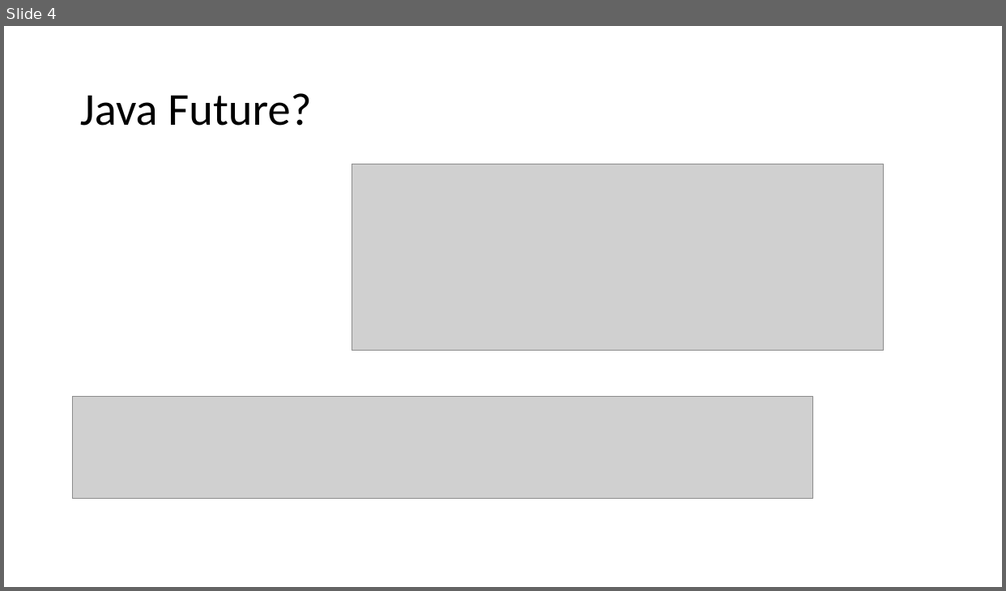
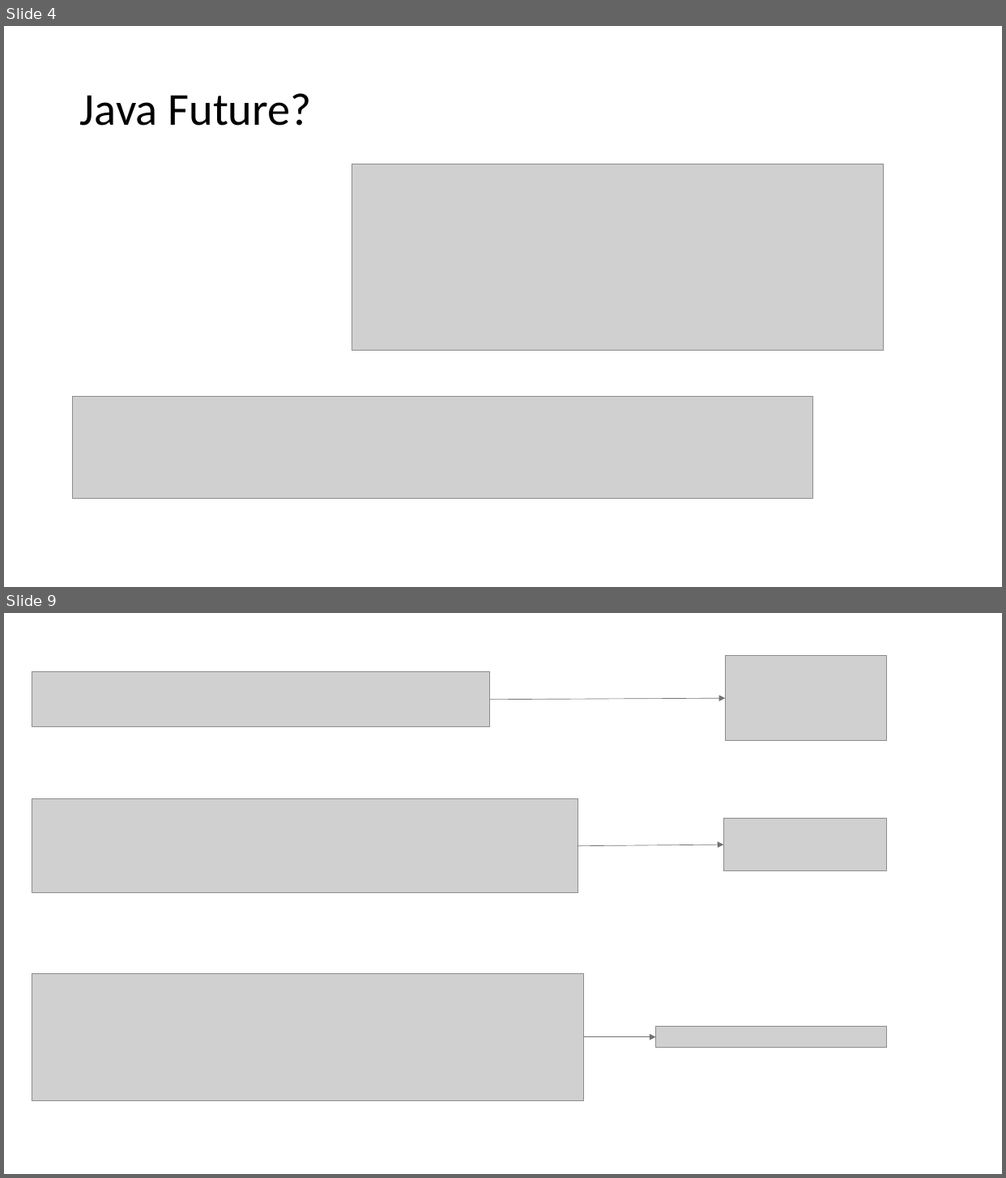
Before and after one commit to raviteja06/RxAndroid, a slide deck: RxAndroid.pptx. Shown one above the other, each under a label of ours: slide 4 before the commit, slides 4 and 9 after it; the slides between them are not shown. The pictures are 1006x591 and 1006x1178 pixels, drawn with LibreOffice and Linux fonts; fonts in the diff are those of the drawing; grey boxes stand for pictures. Boxes give left, top, right and bottom in pixels: in the first picture for what was removed or moved away, otherwise in the second. Text is boxed around its words. In the diff, an @@ line names an element or a change of style, - is before the commit and + after.

```diff
--- a/RxAndroid.pptx
+++ b/RxAndroid.pptx
@@ slide 9 added at (4, 613, 1002, 1174), background #FFFFFF @@
@@ picture added at (726, 656, 888, 741) @@
@@ picture added at (32, 672, 489, 727) @@
@@ arrow added from (490, 699) to (726, 698), #767171 0.5 pt @@
@@ picture added at (32, 798, 577, 893) @@
@@ picture added at (723, 819, 887, 871) @@
@@ arrow added from (578, 845) to (723, 845), #767171 0.5 pt @@
@@ picture added at (32, 973, 582, 1101) @@
@@ arrow added from (583, 1037) to (656, 1037), #767171 0.5 pt @@
@@ picture added at (656, 1027, 887, 1048) @@
```
Also in this commit, not shown: 5 other slides added, 6 other files.
